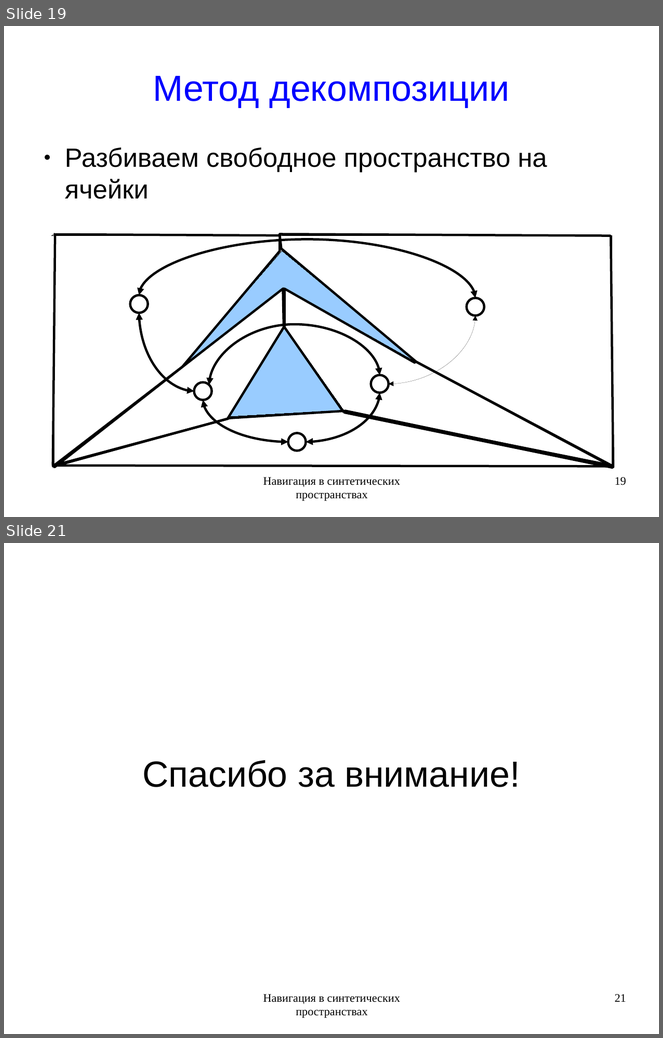
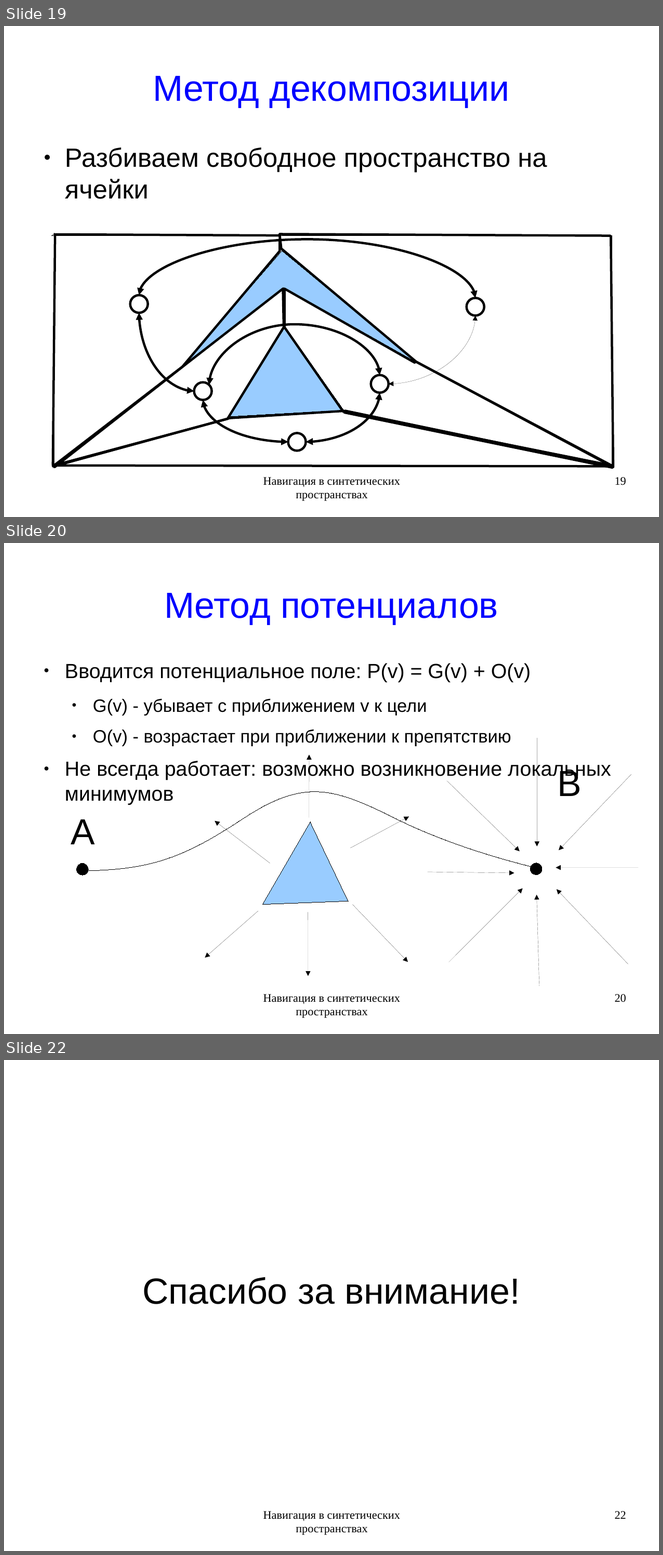
Before and after one commit to rutsky/semester09, a slide deck: Artificial_intelligence/Navigation_in_synthetic_space/50572_Rutsky_Navigation_in_synthetic_space.odp. Shown one above the other, each under a label of ours: slides 19 and 21 before the commit, slides 19, 20 and 22 after it; the slides between them are not shown. The pictures are 663x1038 and 663x1555 pixels, drawn with LibreOffice and Linux fonts; fonts in the diff are those of the drawing. Boxes give left, top, right and bottom in pixels: in the first picture for what was removed or moved away, otherwise in the second. Text is boxed around its words. In the diff, an @@ line names an element or a change of style, - is before the commit and + after.

Commit message:
Finish

```diff
--- a/Artificial_intelligence/Navigation_in_synthetic_space/50572_Rutsky_Navigation_in_synthetic_space.odp
+++ b/Artificial_intelligence/Navigation_in_synthetic_space/50572_Rutsky_Navigation_in_synthetic_space.odp
@@ slide 20 added at <box>4,543,659,1034</box>, background #FFFFFF @@
@@ title added at <box>164,593,499,625</box>, 44 pt, text #0000FF @@
+Метод потенциалов
@@ text added at <box>65,663,611,780</box>, 24.8 pt, text #000000 @@
+● Вводится потенциальное поле: P(v) = G(v) + O(v)
+  ● G(v) - убывает с приближением v к цели
+  ● O(v) - возрастает при приближении к препятствию
+● Не всегда работает: возможно возникновение локальных минимумов
@@ arrow added from (538, 738) to (538, 847), #000000 0 pt @@
@@ arrow added from (310, 818) to (310, 755), #000000 0 pt @@
@@ text added at <box>557,767,582,796</box>, 44 pt, text #000000 @@
+B
@@ arrow added from (632, 774) to (559, 850), #000000 0 pt @@
@@ freeform shape added at <box>84,792,535,871</box>, outline #000000 0 pt @@
@@ arrow added from (447, 781) to (520, 851), #000000 0 pt @@
@@ text added at <box>71,820,95,845</box>, 44 pt, text #000000 @@
+A
@@ arrow added from (270, 863) to (215, 821), #000000 0 pt @@
@@ freeform shape added at <box>262,822,348,905</box>, fill #99CCFF, outline #000000 0 pt @@
@@ arrow added from (351, 849) to (410, 817), #000000 0 pt @@
@@ ellipse added at <box>76,863,88,875</box>, fill #000000, outline #000000 0 pt @@
@@ ellipse added at <box>531,863,543,875</box>, fill #000000, outline #000000 0 pt @@
@@ arrow added from (639, 867) to (556, 867), #000000 0 pt @@
@@ arrow added from (428, 872) to (515, 874), #000000 0 pt @@
@@ arrow added from (449, 963) to (523, 888), #000000 0 pt @@
@@ arrow added from (540, 987) to (536, 895), #000000 0 pt @@
@@ arrow added from (629, 965) to (557, 890), #000000 0 pt @@
@@ arrow added from (258, 912) to (205, 958), #000000 0 pt @@
@@ arrow added from (308, 912) to (308, 977), #000000 0 pt @@
@@ arrow added from (353, 905) to (408, 962), #000000 0 pt @@
@@ text added at <box>263,994,400,1018</box>, 14 pt, text #000000 @@
+Навигация в синтетических пространствах
@@ page number added at <box>615,994,626,1003</box>, 14 pt, text #000000 @@
+20
@@ what was slide 21 is now slide 22 @@
@@ page number at <box>615,1511,626,1519</box>: text changed @@
-21
+22
```
Also in this commit, not shown: 1 slide changed.
